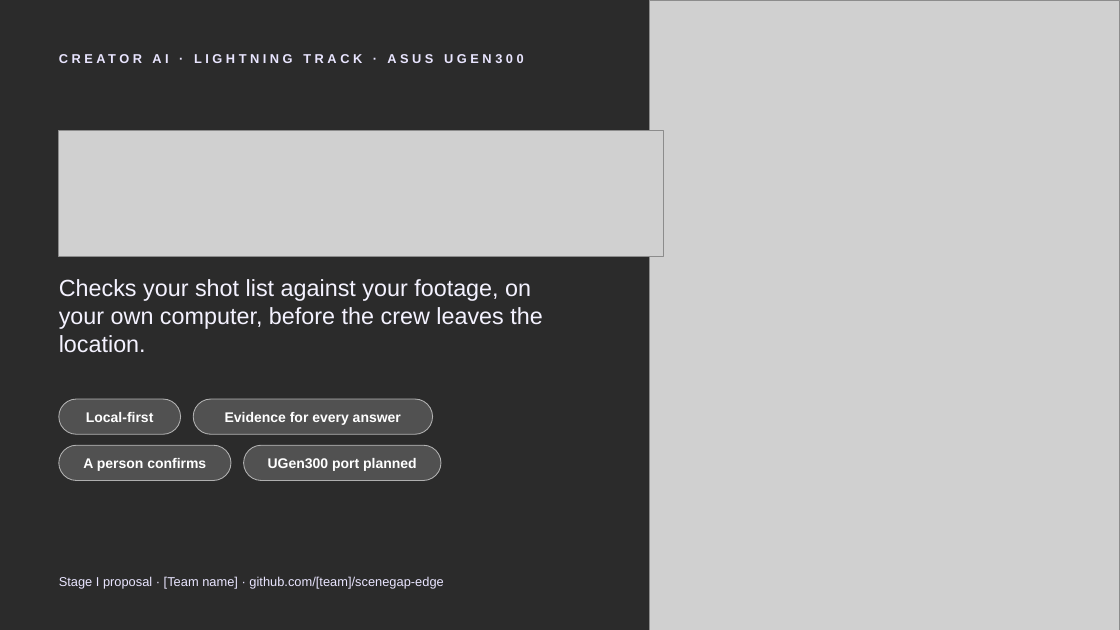
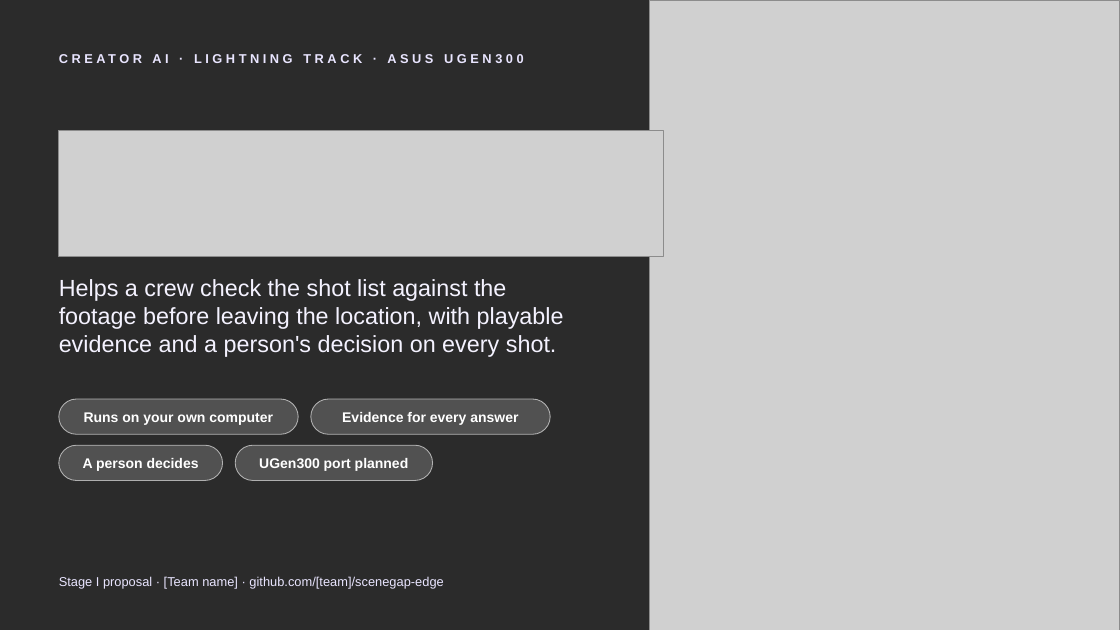
Before and after one commit to yu9bryan/scenegap-edge, a slide deck: slide 1 of docs/deck/SceneGapEdge_StageI_Proposal.pptx. Drawn at 1120x630 pixels with LibreOffice and Linux fonts; fonts in the diff are those of the drawing; grey boxes stand for pictures; background and template pictures are left out; a plain dark background stands for a picture behind light text. Boxes give left, top, right and bottom in pixels: in the first picture for what was removed or moved away, otherwise in the second. Text is boxed around its words. In the diff, an @@ line names an element or a change of style, - is before the commit and + after.

```diff
--- a/docs/deck/SceneGapEdge_StageI_Proposal.pptx
+++ b/docs/deck/SceneGapEdge_StageI_Proposal.pptx
@@ text at box(59, 279, 564, 357): text changed @@
-Checks your shot list against your footage, on your own computer, before the crew leaves the location.
+Helps a crew check the shot list against the footage before leaving the location, with playable evidence and a person's decision on every shot.
@@ rounded rectangle: place and size @@
-rounded rectangle at box(59, 399, 181, 434)
+rounded rectangle at box(59, 399, 298, 434)
@@ text at box(84, 412, 273, 425): text changed @@
-Local-first
+Runs on your own computer
@@ text "Evidence for every answer": place and size @@
-text "Evidence for every answer" at box(225, 412, 401, 425)
+text "Evidence for every answer" at box(342, 412, 518, 425)
@@ rounded rectangle: place and size @@
-rounded rectangle at box(193, 399, 433, 434)
+rounded rectangle at box(311, 399, 550, 434)
@@ rounded rectangle: place and size @@
-rounded rectangle at box(59, 445, 231, 481)
+rounded rectangle at box(59, 445, 223, 481)
@@ text "UGen300 port planned": place and size @@
-text "UGen300 port planned" at box(268, 458, 417, 471)
+text "UGen300 port planned" at box(259, 458, 409, 471)
@@ rounded rectangle: place and size @@
-rounded rectangle at box(244, 445, 441, 481)
+rounded rectangle at box(235, 445, 433, 481)
@@ text at box(83, 458, 199, 471): text changed @@
-A person confirms
+A person decides
```
Also in this commit, not shown: 21 other slides changed, 4 slides added, 2 slides removed, 16 other files.
